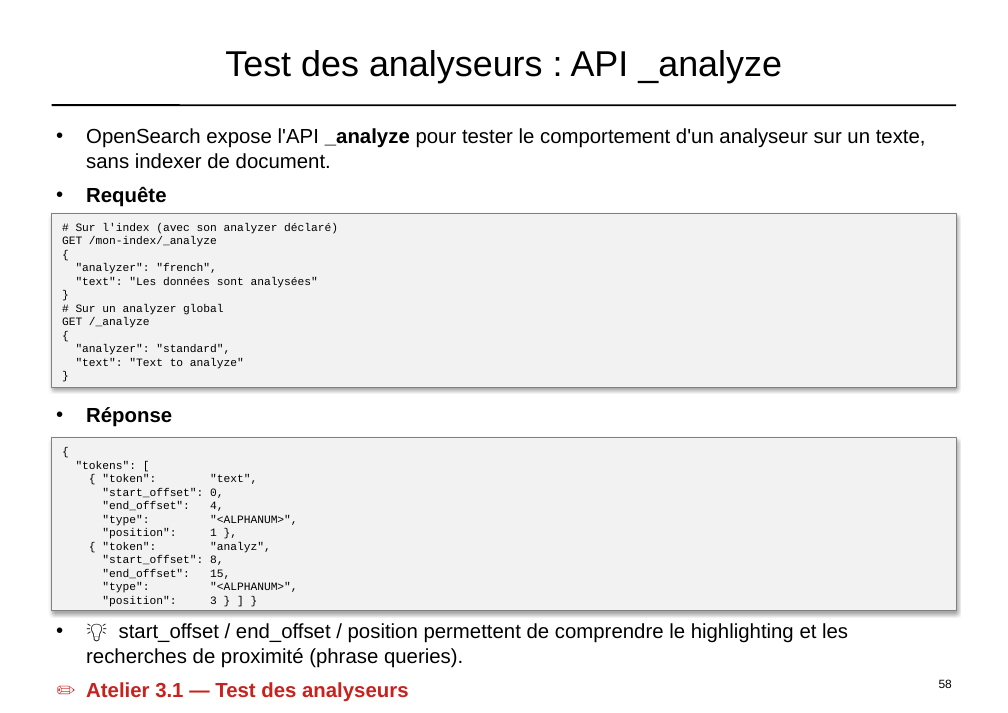
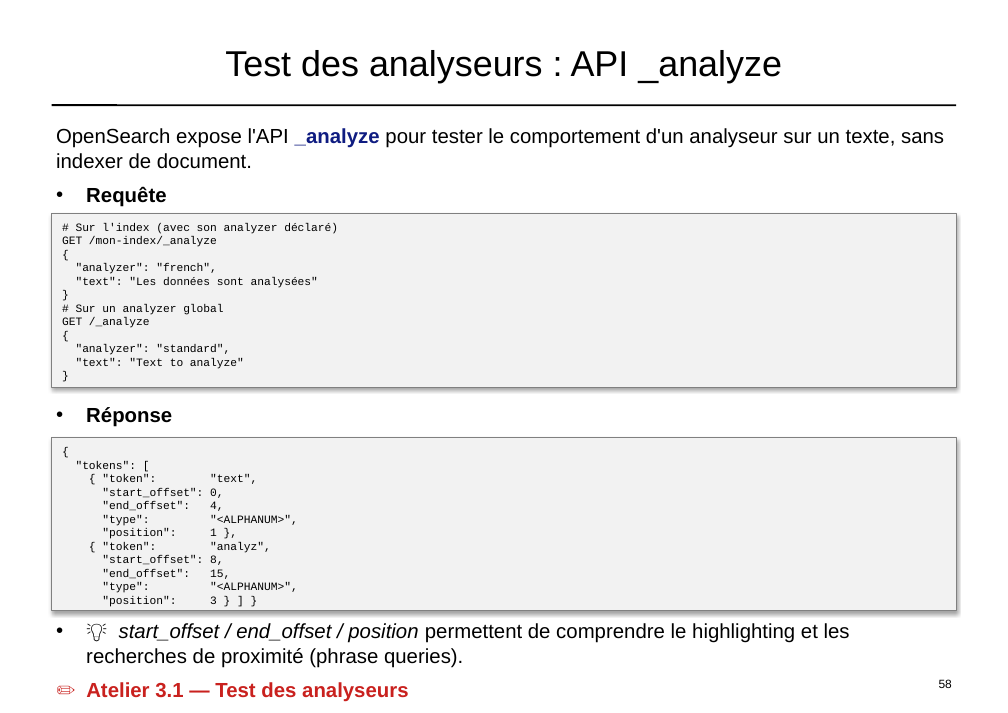
Before and after one commit to dthibau/opensearch, a slide deck: slide 46 of opensearch_simple.pptx. Drawn at 1008x713 pixels with LibreOffice and Linux fonts; fonts in the diff are those of the drawing. Boxes give left, top, right and bottom in pixels: in the first picture for what was removed or moved away, otherwise in the second. Text is boxed around its words. In the diff, an @@ line names an element or a change of style, - is before the commit and + after.

```diff
--- a/opensearch_simple.pptx
+++ b/opensearch_simple.pptx
@@ text at (56,128,944,169): text colour #000000 to #0F1C81 in "_analyze"; bullet • to none @@
@@ text at (86,623,850,668): italic on in "start_offset / end_offset / position" @@
```
Also in this commit, not shown: 23 other slides changed, 11 slides added, 3 other files.
